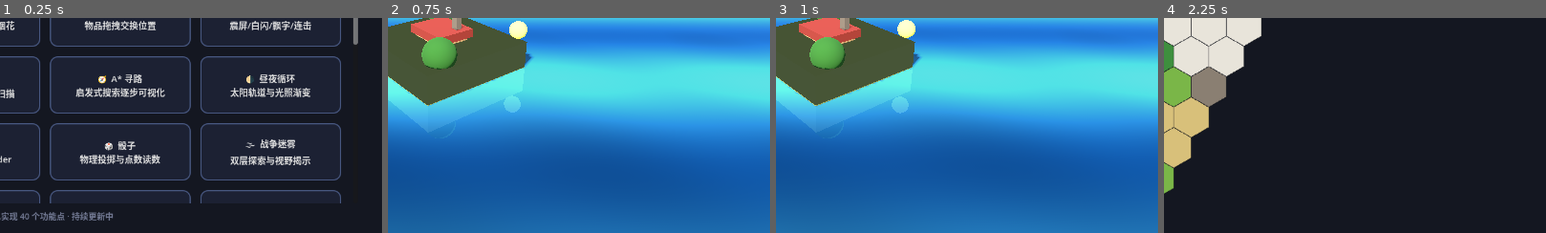
Above: before the commit, frames 1-4 (left to right).
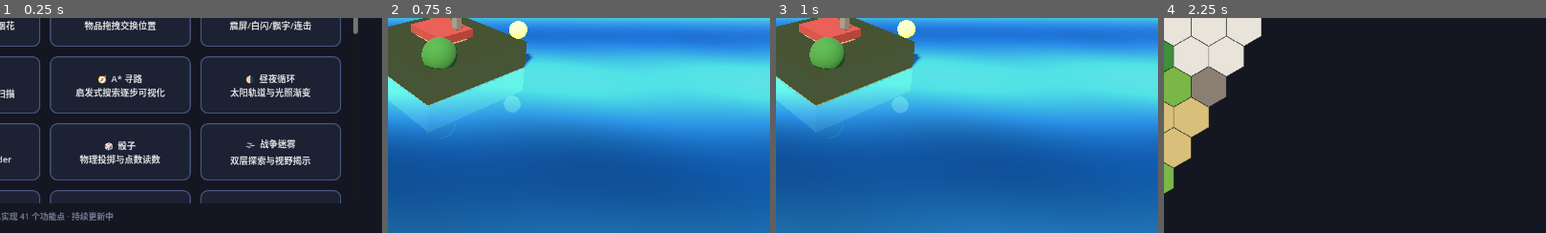
Above: after the commit, the same moments.

Repository: richardkiwilee/pyFramework
Game: Godot game, scene res://scenes/menu.tscn
The game is run twice, just before and just after one commit, with the same random seed, the same clock (stepped at 60 frames per second) and the same inputs.
Inputs:
- Up to frame 1 (0.25 s): no input
- Up to frame 2 (0.75 s): click "🌊 水面倒影 3D 波光水面与镜像倒影" at 0.5 s
- Up to frame 3 (1 s): no input
- Up to frame 4 (2.25 s): click "← 返回主菜单" at 1.25 s; click "⬡ 六边形地图 轴向六边形网格与寻路" at 2 s
The pictures show only the part of the screen within x 43-93%, y 44-94%; the shares and areas given below are measured in that part.

The runs differ from the first frame. In frame 1, less than 0.1% of the frame differs, in the area x 6-94%, y 6-94%; in frame 2, nothing differs; in frame 3, nothing differs; in frame 4, nothing differs.

Commit message:
ai-discover: 功能41 台球——等质量弹性碰撞+库边反弹+球袋落袋
Co-Authored-By: Claude <noreply@anthropic.com>

Diff:
--- /dev/null
+++ b/ai-discover/features/billiards/billiards.gd
@@ -0,0 +1,159 @@
+extends Node2D
+## =============================================================================
+## 台球 —— 瞄准射击、等质量弹性碰撞、库边反弹、球袋落袋
+## =============================================================================
+## · 移动鼠标瞄准（虚线），点击击球（固定力度）；
+## · 球球碰撞 = 等质量完全弹性（交换法向速度分量）；库边反弹带损耗；
+## · 六球袋：彩球落袋消失计分，母球落袋重新摆回开球点；
+## · 全部彩球落袋 → 胜利结算。
+## 物理步进（_physics_step）纯函数式，可确定性测试。
+## =============================================================================
+
+const TABLE := Rect2(140, 100, 1000, 520)
+const BALL_R := 14.0
+const SHOT_SPEED := 620.0
+const CUE_START := Vector2(400, 360)
+
+const BALL_COLORS: Array[Color] = [
+	Color(0.9, 0.85, 0.2), Color(0.3, 0.5, 0.95), Color(0.9, 0.3, 0.3),
+	Color(0.5, 0.3, 0.9), Color(0.95, 0.6, 0.2), Color(0.3, 0.75, 0.45),
+	Color(0.6, 0.3, 0.4), Color(0.35, 0.35, 0.4), Color(0.9, 0.75, 0.5),
+	Color(0.5, 0.7, 0.9),
+]
+
+var _balls: Array = []      # {pos, vel, color, active, cue}
+var _pockets: Array[Vector2] = []
+var _potted := 0
+var _aim := Vector2(1, 0)
+var _won := false
+
+@onready var status_label: Label = $CanvasLayer/StatusLabel
+
+
+func _ready() -> void:
+	_pockets = [
+		TABLE.position + Vector2(0, 0), TABLE.position + Vector2(TABLE.size.x / 2, -14),
+		TABLE.position + Vector2(TABLE.size.x, 0),
+		TABLE.position + Vector2(0, TABLE.size.y), TABLE.position + Vector2(TABLE.size.x / 2, TABLE.size.y + 14),
+		TABLE.position + TABLE.size,
+	]
+	_rack()
+	queue_redraw()
+
+
+func _rack() -> void:
+	_balls.clear()
+	_balls.append({"pos": CUE_START, "vel": Vector2.ZERO, "color": Color(0.95, 0.95, 0.9), "active": true, "cue": true})
+	var idx := 0
+	for row in 4:
+		for i in row + 1:
+			_balls.append({
+				"pos": Vector2(880, 360) + Vector2(row * 28.0, (i - row * 0.5) * 30.0),
+				"vel": Vector2.ZERO,
+				"color": BALL_COLORS[idx],
+				"active": true,
+				"cue": false,
+			})
+			idx += 1
+	_potted = 0
+	_won = false
+
+
+## 单步物理（供测试）
+func _physics_step(delta: float) -> void:
+	var active: Array = []
+	for b in _balls:
+		if b["active"]:
+			active.append(b)
+	# 球球碰撞（等质量弹性：交换法向速度）
+	for i in active.size():
+		for j in range(i + 1, active.size()):
+			var a: Dictionary = active[i]
+			var b: Dictionary = active[j]
+			var diff: Vector2 = b["pos"] - a["pos"]
+			var d := diff.length()
+			if d < BALL_R * 2.0 and d > 0.001:
+				var n := diff / d
+				var overlap := BALL_R * 2.0 - d
+				a["pos"] -= n * overlap * 0.5
+				b["pos"] += n * overlap * 0.5
+				var rel: float = (a["vel"] - b["vel"]).dot(n)
+				if rel > 0:
+					a["vel"] -= n * rel
+					b["vel"] += n * rel
+			elif d <= 0.001:
+				b["pos"] += Vector2(BALL_R, 0)
+	# 移动 + 摩擦 + 库边
+	for b in active:
+		b["pos"] += b["vel"] * delta
+		b["vel"] *= 0.992
+		if b["pos"].x < TABLE.position.x + BALL_R:
+			b["pos"].x = TABLE.position.x + BALL_R
+			b["vel"].x = -b["vel"].x * 0.88
+		if b["pos"].x > TABLE.end.x - BALL_R:
+			b["pos"].x = TABLE.end.x - BALL_R
+			b["vel"].x = -b["vel"].x * 0.88
+		if b["pos"].y < TABLE.position.y + BALL_R:
+			b["pos"].y = TABLE.position.y + BALL_R
+			b["vel"].y = -b["vel"].y * 0.88
+		if b["pos"].y > TABLE.end.y - BALL_R:
+			b["pos"].y = TABLE.end.y - BALL_R
+			b["vel"].y = -b["vel"].y * 0.88
+		# 球袋
+		for p in _pockets:
+			if b["pos"].distance_to(p) < 26.0:
+				b["active"] = false
+				b["vel"] = Vector2.ZERO
+				if b["cue"]:
+					# 母球落袋：摆回开球点
+					b["pos"] = CUE_START
+					b["active"] = true
+				else:
+					_potted += 1
+					status_label.text = "🎱 已落袋：%d / 10" % _potted
+				break
+	# 胜利
+	if _potted >= 10 and not _won:
+		_won = true
+		status_label.text = "🏆 全部清台！点击【重新摆球】再来一局"
+
+
+func _process(delta: float) -> void:
+	_physics_step(delta)
+	queue_redraw()
+
+
+func _unhandled_input(event: InputEvent) -> void:
+	if event is InputEventMouseMotion:
+		var cue: Dictionary = _balls[0]
+		_aim = (event.position - cue["pos"]).normalized()
+		queue_redraw()
+	elif event is InputEventMouseButton and event.pressed and event.button_index == MOUSE_BUTTON_LEFT:
+		var cue: Dictionary = _balls[0]
+		if cue["active"] and cue["vel"].length() < 5.0:
+			_aim = (event.position - cue["pos"]).normalized()
+			cue["vel"] = _aim * SHOT_SPEED
+			queue_redraw()
+		get_viewport().set_input_as_handled()
+	elif event is InputEventKey and event.pressed and event.keycode == KEY_R:
+		_rack()
+		queue_redraw()
+
+
+func _draw() -> void:
+	# 台面
+	draw_rect(TABLE, Color(0.16, 0.42, 0.26))
+	draw_rect(TABLE, Color(0.08, 0.2, 0.12), false, 10.0)
+	# 球袋
+	for p in _pockets:
+		draw_circle(p, 22, Color(0.05, 0.05, 0.08))
+	# 瞄准线（母球静止时）
+	var cue: Dictionary = _balls[0]
+	if cue["active"] and cue["vel"].length() < 5.0:
+		draw_line(cue["pos"], cue["pos"] + _aim * 260.0, Color(1, 1, 1, 0.55), 2.0)
+		draw_circle(cue["pos"] + _aim * 260.0, 5, Color(1, 1, 1, 0.7))
+	# 球
+	for b in _balls:
+		if b["active"]:
+			draw_circle(b["pos"], BALL_R, b["color"])
+			draw_circle(b["pos"] + Vector2(-4, -5), 4, Color(1, 1, 1, 0.55))
--- /dev/null
+++ b/ai-discover/features/billiards/billiards.tscn
@@ -0,0 +1,27 @@
+[gd_scene load_steps=3 format=3]
+
+[ext_resource type="Script" path="res://features/billiards/billiards.gd" id="1_main"]
+[ext_resource type="PackedScene" path="res://scenes/back_button.tscn" id="2_back"]
+
+[node name="Billiards" type="Node2D"]
+script = ExtResource("1_main")
+
+[node name="BackButton" parent="." instance=ExtResource("2_back")]
+
+[node name="CanvasLayer" type="CanvasLayer" parent="."]
+
+[node name="StatusLabel" type="Label" parent="CanvasLayer"]
+offset_left = 16.0
+offset_top = 16.0
+offset_right = 400.0
+offset_bottom = 52.0
+theme_override_font_sizes/font_size = 20
+text = "🎱 已落袋：0 / 10"
+
+[node name="HintLabel" type="Label" parent="CanvasLayer"]
+offset_left = 16.0
+offset_top = 690.0
+offset_right = 1000.0
+offset_bottom = 716.0
+theme_override_font_sizes/font_size = 14
+text = "🎱 移动鼠标瞄准 · 点击击球 · 彩球落袋计分 · 母球落袋自动复位 · R 重新摆球"
--- a/ai-discover/scripts/menu.gd
+++ b/ai-discover/scripts/menu.gd
@@ -50,6 +50,7 @@
 	{"icon": "🔴", "name": "弹珠迷宫", "desc": "倾斜滚动惯性撞墙", "scene": "res://features/marble_maze/marble_maze.tscn"},
 	{"icon": "🎡", "name": "转盘抽奖", "desc": "扇形转盘缓动抽奖", "scene": "res://features/wheel/wheel.tscn"},
 	{"icon": "🧠", "name": "记忆翻牌", "desc": "配对记忆与翻转动画", "scene": "res://features/memory/memory.tscn"},
+	{"icon": "🎱", "name": "台球", "desc": "弹性碰撞瞄准击球", "scene": "res://features/billiards/billiards.tscn"},
 ]
 
 @onready var grid: GridContainer = $CenterBox/VBox/Scroll/Grid
